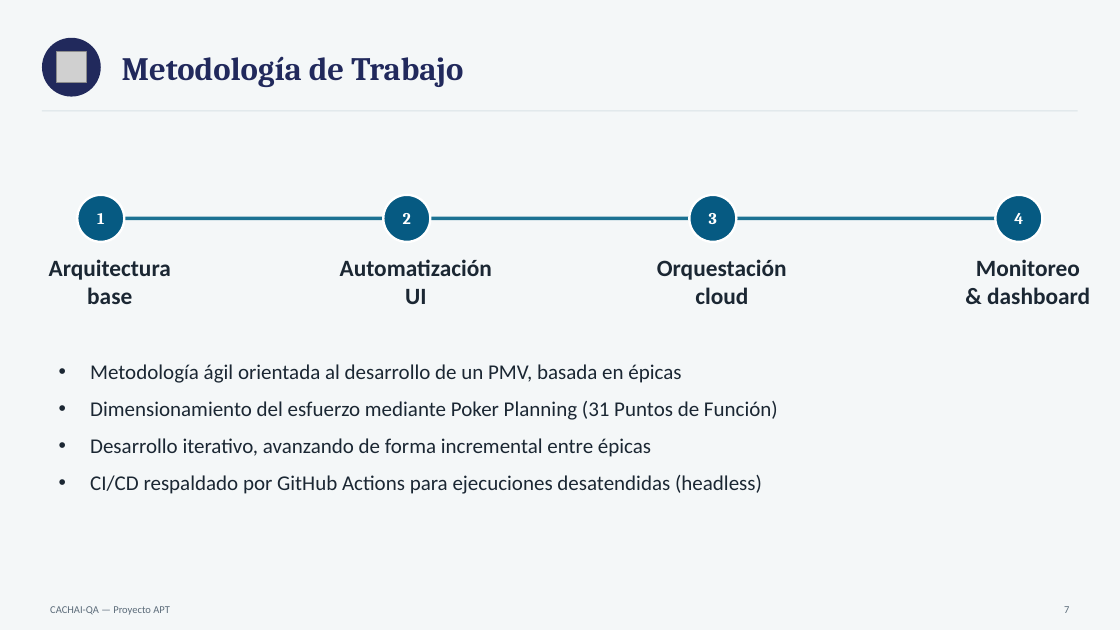
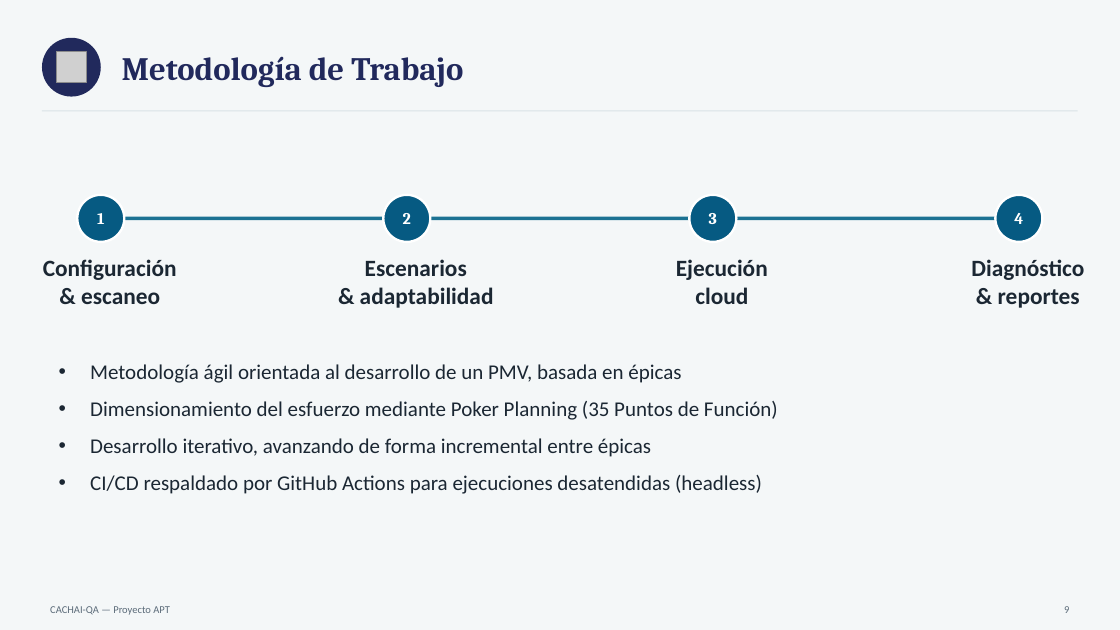
Before and after one commit to JoValdiviaMendoza/CACHAI-QA, a slide deck: slide 9 of Fase 1/Evidencias Grupales/Presentacion Proyecto.pptx. Drawn at 1120x630 pixels with LibreOffice and Linux fonts; fonts in the diff are those of the drawing; grey boxes stand for pictures. Boxes give left, top, right and bottom in pixels: in the first picture for what was removed or moved away, otherwise in the second. Text is boxed around its words. In the diff, an @@ line names an element or a change of style, - is before the commit and + after.

```diff
--- a/Fase 1/Evidencias Grupales/Presentacion Proyecto.pptx
+++ b/Fase 1/Evidencias Grupales/Presentacion Proyecto.pptx
@@ text at bbox=[43, 259, 177, 304]: text changed @@
-Arquitectura
-base
+Configuración
+& escaneo
@@ text at bbox=[360, 259, 494, 308]: text changed @@
-Automatización
-UI
+Escenarios
+& adaptabilidad
@@ text at bbox=[676, 259, 768, 280]: text changed @@
-Orquestación
+Ejecución
@@ text at bbox=[971, 259, 1084, 308]: text changed @@
-Monitoreo
-& dashboard
+Diagnóstico
+& reportes
@@ text at bbox=[90, 401, 778, 420]: text changed @@
-• Dimensionamiento del esfuerzo mediante Poker Planning (31 Puntos de Función)
+• Dimensionamiento del esfuerzo mediante Poker Planning (35 Puntos de Función)
@@ text at bbox=[1064, 606, 1069, 613]: text changed @@
-7
+9
```
Also in this commit, not shown: 12 other slides changed.
